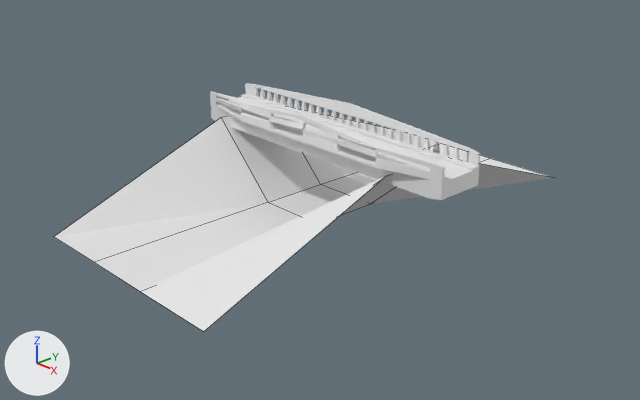
A saved change to the Blender file 1bridgescene/scene.blend.
One viewpoint serves both versions: a 50 mm camera at (16.48, -15.49, 9.41) aimed at (0.6, -0.55, 0.43). Lighting does not change. The marker at lower left points along +X, +Y and +Z. Mesh edges are drawn as thin lines on the coarser meshes.
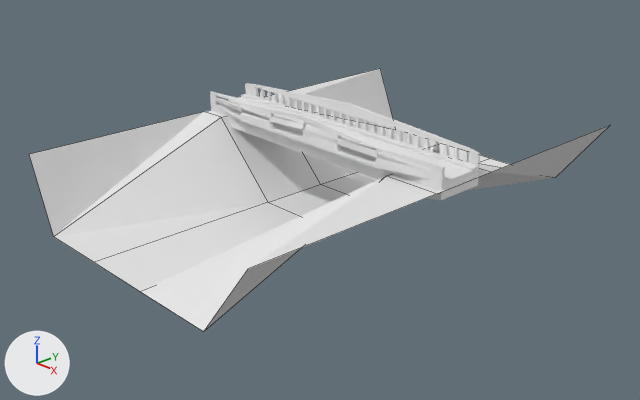
Commit message: extend tpology

The change, as a list of edits to the scene's bpy script:
```text
Change me_plane:
    where me_plane.from_pydata(...)  # 16 vertices, 9 faces; spans x -2.99..3.36, y -6.41..6.42, z 0.0..2.0
    used by ob_plane; location = (0.0, 0.0, 0.0)
    verts and faces of me_plane; kept vertices keep their numbers, new ones are numbered from 16
    before: 4 (3.36, -1.0, 2.0) at pixel (386, 175), 5 (3.36, 1.0, 2.0), 6 (-2.99, -1.0, 2.0) at pixel (221, 117), 7 (-2.99, 1.0, 2.0), 10 (3.36, 6.42, 0.0) at pixel (555, 177)
    before: 11 (-2.99, 6.42, 0.0) at pixel (395, 129), 14 (3.36, -6.41, 0.0) at pixel (203, 331), 15 (-2.99, -6.41, 0.0) at pixel (53, 236)
    me_plane part 1
    add verts[16] = (4.9, -1.0, 2.0)  # pixel (437, 193)
    add verts[17] = (4.9, 1.0, 2.0)  # pixel (491, 171)
    add verts[18] = (4.9, 6.42, 2.0)  # pixel (610, 124)
    add verts[19] = (4.9, -6.41, 2.0)  # pixel (248, 268)
    add verts[20] = (-3.78, -1.0, 2.0)  # pixel (204, 111)
    add verts[21] = (-3.78, 1.0, 2.0)
    add verts[22] = (-3.78, 6.42, 2.0)  # pixel (380, 68)
    add verts[23] = (-3.78, -6.41, 2.0)  # pixel (29, 154)
    add faces += [(4, 14, 19, 16), (5, 17, 18, 10), (4, 16, 17, 5), (6, 20, 23, 15), (7, 11, 22, 21), (6, 7, 21, 20)]
```

Pixel boxes [x1, y1, x2, y2] of what changed, in the pictures (640 x 400 px):
'Plane', reshaped (16% wider, 18% taller)
    before: [54, 109, 554, 331]
    after: [29, 69, 610, 331]
part 1 of me_plane, added
    after: [29, 69, 610, 330]
